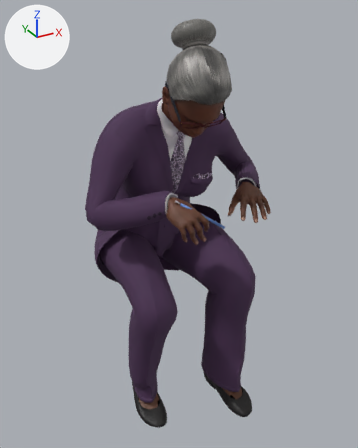
The glTF model assets/props/people-ivy-sit-write.glb, before and after one commit.
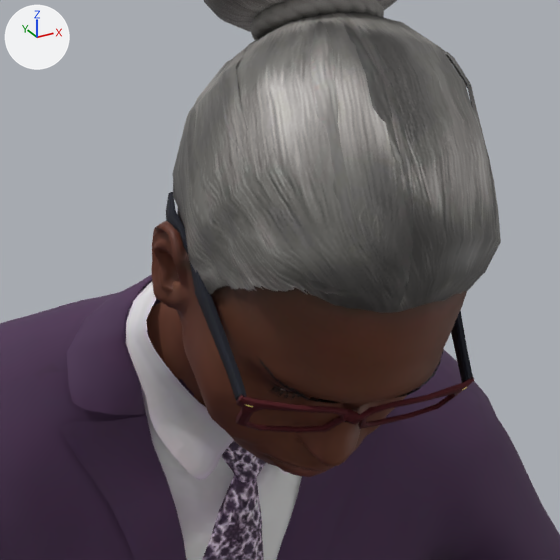
The first picture shows the older version from a 50 mm lens placed at (-0.741, -1.239, 0.324), pointed at (-0.008, 0.094, -0.343). The close-ups show the older and then the newer version on the part from 37% to 68% of the width and 9% to 34% of the height of that picture. Only the edits that show in the close-ups are written down. Arrows for +X, +Y and +Z are at upper left; the lights stay in place. Vertices at exactly the same position are counted once.

The first close-up shows 'people-ivy-sit-write'.
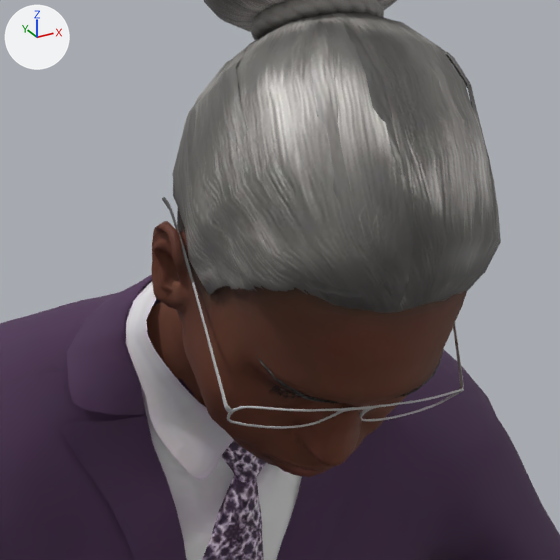
Boxes (x1, y1, x2, y2) around the edits, measured in the close-ups (560 x 560 px):
part 1 of me_base_001, rebuilt (13% narrower): before (166, 192, 247, 400); after (162, 197, 232, 412)
part 2 of me_base_001, cut back: before (235, 310, 474, 433); after (227, 324, 464, 429)

Diff of the bpy script that builds the scene:
```diff
--- a/assets/props/people-ivy-sit-write.glb.py
+++ b/assets/props/people-ivy-sit-write.glb.py
@@ img_m_opticals01 @@
+img_m_opticals01 = load_image('m_opticals01', '_unpacked/m_opticals01', 1024, 1024, 'sRGB')
@@ mat_human_kwnet_at_optical_glasses @@
+mat_human_kwnet_at_optical_glasses = principled_material('Human.kwnet_at_optical_glasses')
+mat_human_kwnet_at_optical_glasses.texture = img_m_opticals01
+mat_human_kwnet_at_optical_glasses.roughness = 0.82
@@ me_base_001 @@
 # used by ob_people_ivy_sit_write; location = (0.0, 0.0, 0.0)
-me_base_001.from_pydata(...)  # 29618 vertices, 56274 faces; spans x -0.337..0.304, y -0.208..0.405, z -0.984..0.295
+me_base_001.from_pydata(...)  # 32097 vertices, 61286 faces; spans x -0.337..0.304, y -0.208..0.405, z -0.984..0.295
+# me_base_001 part 1: the loose piece of 110 vertices spanning x -0.128..-0.117, y -0.13..-0.035, z 0.049..0.144 is rebuilt with 762 vertices and now spans x -0.129..-0.121, y -0.116..-0.032, z 0.043..0.141, in mat_human_kwnet_at_optical_glasses (picture img_m_opticals01)
+# me_base_001 part 2: 12 vertices moved within x -0.115..0.022, y -0.142..-0.067, z 0.031..0.134; 392 vertices removed from x -0.127..0.024, y -0.146..-0.05, z 0.026..0.143; 2288 vertices added at x -0.125..0.022, y -0.143..0.072, z 0.021..0.14
+# other edits to the shape of me_base_001 do not show in these pictures
 me_base_001.materials.append(mat_human_body)
@@ me_base_001 @@
 me_base_001.materials.append(mat_human_rehmanpolanski_hair_bun_brown)
-me_base_001.materials.append(mat_human_spamrakuen_sagerfrogs_glasses_01)  # picture img_sagerfrog_s_glasses_01
 me_base_001.materials.append(mat_human_teeth_base)
@@ me_base_001 @@
 me_base_001.materials.append(mat_human_toigo_flats)
+me_base_001.materials.append(mat_human_kwnet_at_optical_glasses)  # picture img_m_opticals01
```
